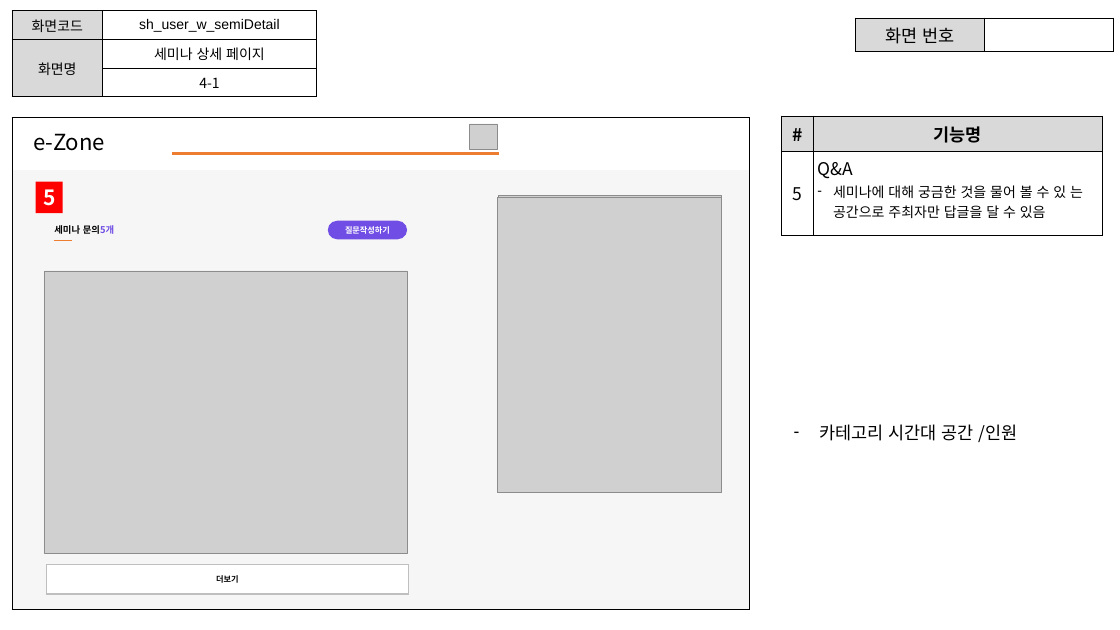
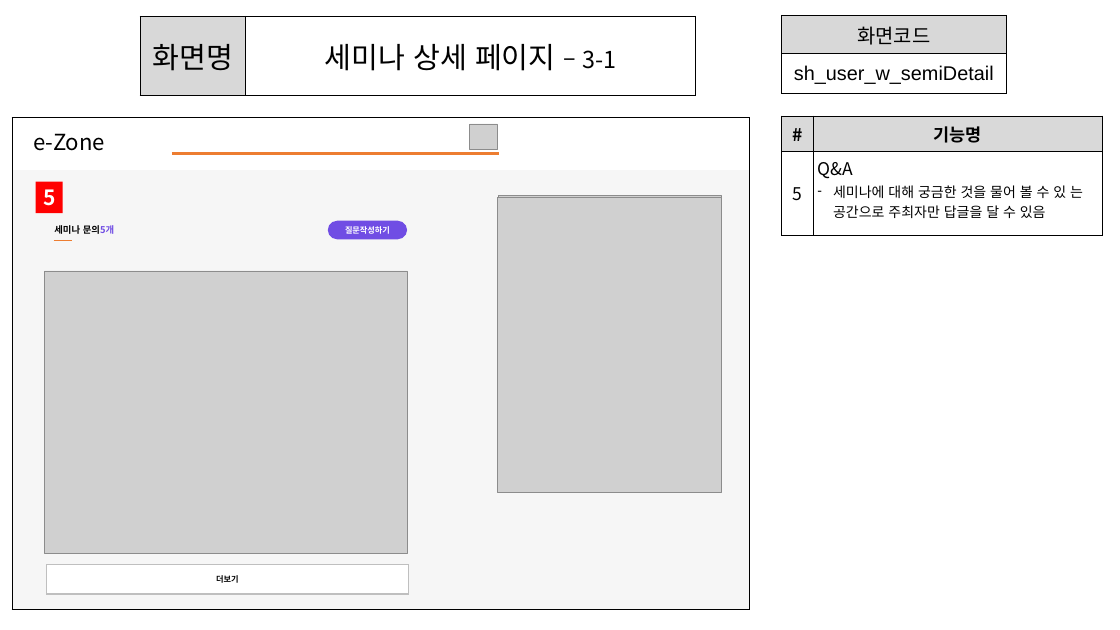
Before and after one commit to ezenteam2/e-Zone, a slide deck: slide 4 of 0 발표용 파워포인트/project05 - 파워포인트 종합 - 서희.pptx. Drawn at 1120x630 pixels with LibreOffice and Linux fonts; fonts in the diff are those of the drawing; grey boxes stand for pictures; background and template pictures are left out. Boxes give left, top, right and bottom in pixels: in the first picture for what was removed or moved away, otherwise in the second. Text is boxed around its words. In the diff, an @@ line names an element or a change of style, - is before the commit and + after.

```diff
--- a/0 발표용 파워포인트/project05 - 파워포인트 종합 - 서희.pptx
+++ b/0 발표용 파워포인트/project05 - 파워포인트 종합 - 서희.pptx
@@ table at <box>140,17,696,96</box> @@
-row 1: 화면코드 | sh_user_w_semiDetail
-row 2: 화면명 | 세미나 상세 페이지
-row 3:  | 4-1
+row 1: 화면명 | 세미나 상세 페이지 – 3-1
@@ table: place and size @@
-table at <box>12,11,317,92</box>
+table at <box>140,17,696,96</box>
@@ table added at <box>782,15,1007,93</box>, 2 rows, 1 columns @@
+화면코드
+sh_user_w_semiDetail
@@ table removed at <box>855,18,1114,48</box>, 1 rows, 2 columns @@
-화면 번호 | 
@@ text removed at <box>819,424,1018,442</box> @@
-– 카테고리 시간대 공간 /인원
```
Also in this commit, not shown: 29 other slides changed, 1 other file.
